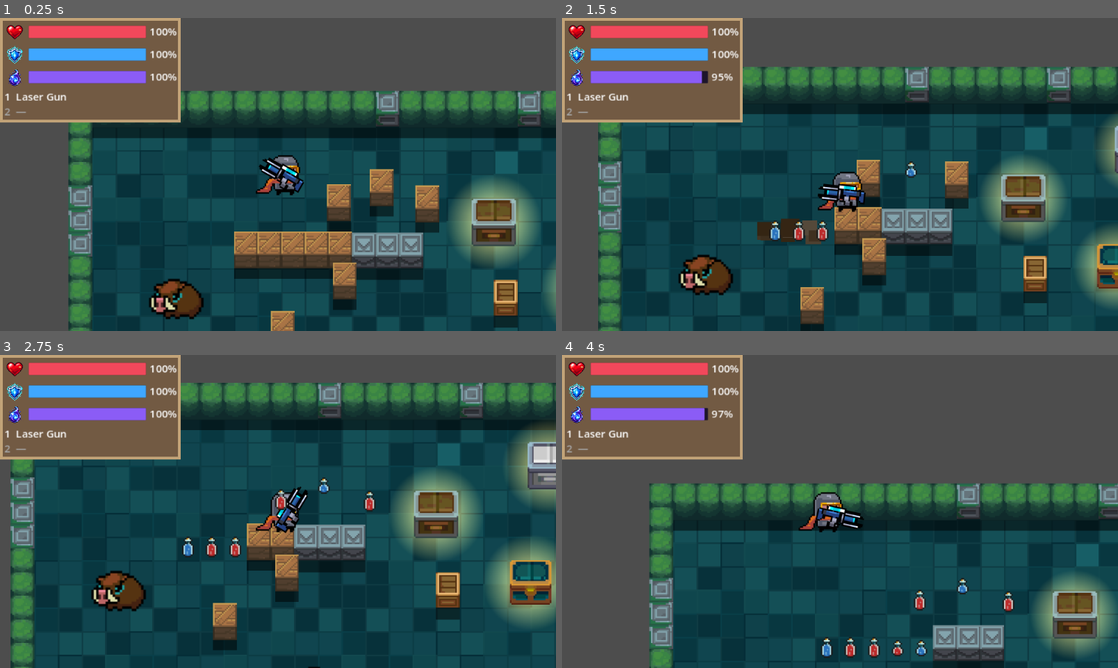
Above: before the commit, frames 1-4 (two rows, left to right).
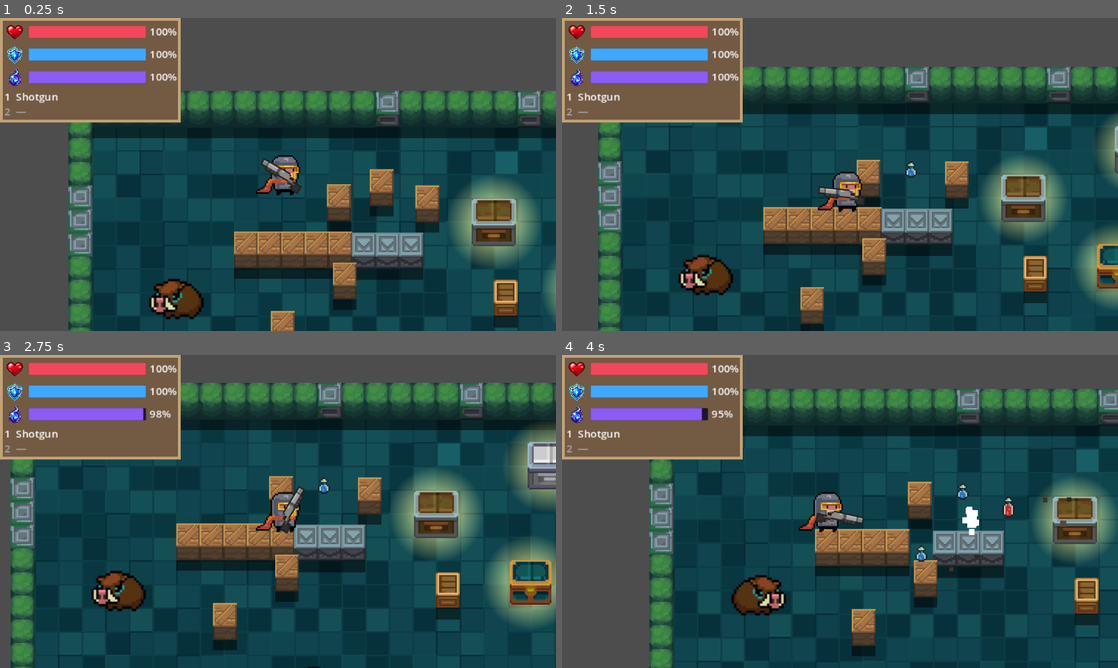
Above: after the commit, the same moments.

Repository: howtokys/eternal-sparks
Game: Godot game, scene res://scenes/First_Room.tscn
Same seed, same stepped clock (60 frames per second), same inputs: the game is played once before the commit and once after it.
Inputs (mouse positions are in pixels of both pictures, inside the frame that each line leads up to):
- Up to frame 1 (0.25 s): no input
- Up to frame 2 (1.5 s): tap Enter at 0.5 s; move the mouse to (962, 158) at 0.52 s; hold D (move_right) 0.53-1.28 s; hold E (interact) 0.53-1.28 s; click (962, 158) at 0.67 s; move the mouse to (728, 190) at 1.27 s; hold S (move_down) from 1.28 s (still down); tap 1 (weapon_slot_1) at 1.35 s; click (728, 190) at 1.42 s
- Up to frame 3 (2.75 s): move the mouse to (333, 442) at 2.02 s; release S (move_down) at 2.03 s; hold D (move_right) from 2.03 s (still down); hold 2 (weapon_slot_2) from 2.03 s (still down); click (333, 442) at 2.17 s
- Up to frame 4 (4 s): move the mouse to (812, 574) at 2.77 s; release D (move_right) at 2.78 s; release 2 (weapon_slot_2) at 2.78 s; hold W (move_up) 2.78-3.53 s; tap E (interact) at 2.85 s; click (812, 574) at 2.92 s; move the mouse to (1006, 558) at 3.52 s; hold A (move_left) from 3.53 s (still down); hold 1 (weapon_slot_1) from 3.53 s (still down); click (1006, 558) at 3.67 s

The runs differ from the first frame. In frame 1, 0.6% of the frame differs, in the area x 2-55%, y 23-57%; in frame 2, 2.5%; in frame 3, 3.6%; in frame 4, 47%, in the area x 2-100%, y 10-100%.

Commit message:
feat: update weapon data and resources; replace laser gun with shotgun, adjust projectile scales and textures

Diff:
--- a/scenes/Player.tscn
+++ b/scenes/Player.tscn
@@ -7,7 +7,7 @@
 [ext_resource type="PackedScene" uid="uid://dtpx4cociiagf" path="res://scenes/gun.tscn" id="6_70d11"]
 [ext_resource type="Script" uid="uid://hap3v5dcihvt" path="res://scripts/health_component.gd" id="6_cw2d6"]
 [ext_resource type="Texture2D" uid="uid://bmjusuu6pq5g7" path="res://sprites/Gun.png" id="6_khinc"]
-[ext_resource type="Resource" uid="uid://dxb83vtva2sgl" path="res://scripts/weapons/data/laser_gun.tres" id="7_bruh7"]
+[ext_resource type="Resource" path="res://scripts/weapons/data/shotgun.tres" id="7_bruh7"]
 [ext_resource type="Script" uid="uid://bdlnm3owk34dd" path="res://scripts/Buffs/buff_manager.gd" id="7_cw2d6"]
 
 [sub_resource type="ShaderMaterial" id="ShaderMaterial_7r1i8"]
--- a/scripts/bullet.gd
+++ b/scripts/bullet.gd
@@ -59,10 +59,55 @@
 	position += target_position * speed * delta
 
 func _on_body_entered(_body: Node2D) -> void:
+	_spawn_impact_burst()
 	queue_free()
 
 func _on_area_entered(_area: Area2D) -> void:
+	_spawn_impact_burst()
 	_hit()
+
+func _spawn_impact_burst() -> void:
+	if _data != null and _data.id in ["laser_gun", "railgun", "frost_staff"]:
+		return
+	var particles := GPUParticles2D.new()
+	particles.amount = 9
+	particles.lifetime = 0.24
+	particles.one_shot = true
+	particles.explosiveness = 1.0
+	particles.global_position = global_position
+
+	var process_material := ParticleProcessMaterial.new()
+	process_material.direction = Vector3(-target_position.x, -target_position.y, 0.0)
+	process_material.spread = 45.0
+	process_material.initial_velocity_min = 30.0
+	process_material.initial_velocity_max = 70.0
+	process_material.gravity = Vector3.ZERO
+	process_material.scale_min = 1.0
+	process_material.scale_max = 1.0
+	process_material.color = _impact_color()
+	particles.process_material = process_material
+
+	var particle_gradient := Gradient.new()
+	particle_gradient.colors = PackedColorArray([Color.WHITE, Color.WHITE])
+	var particle_texture := GradientTexture2D.new()
+	particle_texture.gradient = particle_gradient
+	particle_texture.width = 4
+	particle_texture.height = 4
+	particles.texture = particle_texture
+	get_tree().current_scene.add_child(particles)
+	particles.emitting = true
+	particles.finished.connect(particles.queue_free)
+
+func _impact_color() -> Color:
+	match element:
+		"burn":
+			return Color(1.0, 0.6, 0.2)
+		"frost":
+			return Color(0.6, 0.85, 1.0)
+		"storm":
+			return Color(0.75, 0.5, 1.0)
+		_:
+			return Color.WHITE
 
 func _hit() -> void:
 	hit_count += 1
--- a/scripts/gun.gd
+++ b/scripts/gun.gd
@@ -5,8 +5,10 @@
 @onready var attack_hitbox: WeaponHitbox = $AttackHitbox
 @onready var player: Node2D = $".."
 const BULLET = preload("uid://bjlscu3tlwgwo")
+const DEFAULT_PROJECTILE_TEXTURE: Texture2D = preload("res://sprites/Bullet.png")
 
 @export var data: WeaponData
+var muzzle_flash: Sprite2D
 var cooldown_remaining: float = 0.0
 var base_position: Vector2
 var swing_rotation_offset: float = 0.0
@@ -35,6 +37,7 @@
 	base_position = position
 	attack_hitbox.collision_layer = 0
 	attack_hitbox.monitoring = false
+	_create_muzzle_flash()
 	_update_weapon_data()
 
 func set_weapon_data(value: WeaponData) -> void:
@@ -51,6 +54,7 @@
 	position = base_position
 	attack_hitbox.collision_layer = 0
 	attack_hitbox.monitoring = false
+	queue_redraw()
 
 func _update_weapon_data() -> void:
 	if data == null or not is_instance_valid(attack_hitbox):
@@ -88,6 +92,7 @@
 	position = base_position + Vector2.RIGHT.rotated(rotation) * poke_position_offset
 
 func shoot() -> void:
+	look_at(get_global_mouse_position())
 	if data == null:
 		return
 
@@ -110,7 +115,12 @@
 		if data.fire_rate > 0.0:
 			cooldown_remaining = 1.0 / data.fire_rate
 
+		_trigger_muzzle_flash()
 		var base_direction := (get_global_mouse_position() - marker_2d.global_position).normalized()
+		var projectile_texture := data.projectile_texture
+		if projectile_texture == null:
+			projectile_texture = DEFAULT_PROJECTILE_TEXTURE
+		var projectile_length := projectile_texture.get_size().x * data.projectile_scale.x
 		var pellet_count := maxi(data.pellet_count, 1)
 		for pellet_index in range(pellet_count):
 			var spread_ratio := 0.0
@@ -121,10 +131,56 @@
 			)
 			var new_bullet: Bullet = BULLET.instantiate()
 			new_bullet.data = data
-			new_bullet.position = marker_2d.global_position
+			new_bullet.position = (
+				marker_2d.global_position
+				+ direction * projectile_length * 0.5
+			)
 			new_bullet.target_position = direction
 			new_bullet.rotation = direction.angle()
 			get_tree().current_scene.add_child(new_bullet)
+
+func _create_muzzle_flash() -> void:
+	muzzle_flash = Sprite2D.new()
+	muzzle_flash.name = "MuzzleFlash"
+	muzzle_flash.visible = false
+	muzzle_flash.z_index = 2
+	var gradient := Gradient.new()
+	gradient.colors = PackedColorArray([
+		Color(1.0, 0.75, 0.25, 1.0),
+		Color(1.0, 0.35, 0.05, 0.0),
+	])
+	var gradient_texture := GradientTexture2D.new()
+	gradient_texture.gradient = gradient
+	gradient_texture.width = 32
+	gradient_texture.height = 32
+	gradient_texture.fill = GradientTexture2D.FILL_RADIAL
+	gradient_texture.fill_from = Vector2(0.5, 0.5)
+	gradient_texture.fill_to = Vector2(1.0, 0.5)
+	muzzle_flash.texture = gradient_texture
+	var material := CanvasItemMaterial.new()
+	material.blend_mode = CanvasItemMaterial.BLEND_MODE_ADD
+	muzzle_flash.material = material
+	add_child(muzzle_flash)
+
+func _trigger_muzzle_flash() -> void:
+	if muzzle_flash == null:
+		return
+	muzzle_flash.position = marker_2d.position
+	muzzle_flash.rotation = -rotation
+	muzzle_flash.visible = true
+	muzzle_flash.modulate.a = 1.0
+	var tween := create_tween()
+	tween.tween_property(muzzle_flash, "modulate:a", 0.0, 0.06)
+	tween.tween_callback(func() -> void: muzzle_flash.visible = false)
+
+func _draw() -> void:
+	if data == null or data.kind == WeaponData.WeaponKind.RANGED:
+		return
+	if attack_phase != AttackPhase.STRIKE:
+		return
+	var radius := maxf(data.range_px, 12.0)
+	var arc_color := Color(0.8, 0.9, 1.0, 0.8)
+	draw_arc(Vector2.ZERO, radius, -0.7, 0.7, 24, arc_color, 2.0)
 
 func _start_melee_attack() -> void:
 	if attack_in_progress or not is_instance_valid(attack_hitbox):
@@ -137,6 +193,7 @@
 	attack_facing_sign = -1.0 if flip_v else 1.0
 	attack_hitbox.collision_layer = 0
 	attack_hitbox.monitoring = false
+	queue_redraw()
 
 func _update_attack_cycle(delta: float) -> void:
 	if not attack_in_progress or data == null:
@@ -179,6 +236,7 @@
 	else:
 		attack_hitbox.collision_layer = 0
 		attack_hitbox.monitoring = false
+	queue_redraw()
 
 func _set_windup_progress(progress: float) -> void:
 	var eased_progress := _ease_in_out(clampf(progress, 0.0, 1.0))
@@ -237,6 +295,7 @@
 	poke_position_offset = 0.0
 	attack_hitbox.collision_layer = 0
 	attack_hitbox.monitoring = false
+	queue_redraw()
 	if buffered_attack:
 		buffered_attack = false
 		shoot()
--- a/scripts/weapons/data/auto_rifle.tres
+++ b/scripts/weapons/data/auto_rifle.tres
@@ -14,4 +14,5 @@
 projectile_lifetime = 2.0
 texture = ExtResource("2_gun")
 projectile_texture = ExtResource("3_bullet")
+projectile_scale = Vector2(0.65, 0.65)
 muzzle_offset = Vector2(21, 0)
--- a/scripts/weapons/data/ember_staff.tres
+++ b/scripts/weapons/data/ember_staff.tres
@@ -17,4 +17,5 @@
 element = "burn"
 texture = ExtResource("2_gun")
 projectile_texture = ExtResource("3_bullet")
+projectile_scale = Vector2(0.5, 0.5)
 muzzle_offset = Vector2(21, 0)
--- a/scripts/weapons/data/frost_staff.tres
+++ b/scripts/weapons/data/frost_staff.tres
@@ -9,13 +9,12 @@
 id = "frost_staff"
 display_name = "Frost Staff"
 kind = 2
-damage = 2
-fire_rate = 2.0
-mana_cost = 4.0
+fire_rate = 6.0
+mana_cost = 1.0
 projectile_speed = 400
 projectile_lifetime = 2.0
 element = "frost"
 texture = ExtResource("2_gun")
 projectile_texture = ExtResource("1_hc7ps")
-projectile_scale = Vector2(1, 2)
+projectile_scale = Vector2(2, 2)
 muzzle_offset = Vector2(21, 0)
--- a/scripts/weapons/data/laser_gun.tres
+++ b/scripts/weapons/data/laser_gun.tres
@@ -8,12 +8,11 @@
 script = ExtResource("1_weapon_data")
 id = "laser_gun"
 display_name = "Laser Gun"
-damage = 3
-fire_rate = 2.0
-mana_cost = 3.0
-projectile_speed = 900
+fire_rate = 6.0
+mana_cost = 1.0
+projectile_speed = 600
 projectile_lifetime = 2.0
 texture = ExtResource("3_6sk32")
 projectile_texture = ExtResource("3_bullet")
-projectile_scale = Vector2(1, 2)
+projectile_scale = Vector2(5, 2)
 muzzle_offset = Vector2(21, 0)
--- a/scripts/weapons/data/pistol.tres
+++ b/scripts/weapons/data/pistol.tres
@@ -15,4 +15,5 @@
 projectile_lifetime = 2.0
 texture = ExtResource("2_gun")
 projectile_texture = ExtResource("3_bullet")
+projectile_scale = Vector2(0.5, 0.5)
 muzzle_offset = Vector2(12, 0)
--- a/scripts/weapons/data/shotgun.tres
+++ b/scripts/weapons/data/shotgun.tres
@@ -1,25 +1,19 @@
-[gd_resource type="Resource" script_class="WeaponData" load_steps=4 format=3]
+[gd_resource type="Resource" script_class="WeaponData" format=3 uid="uid://mwsvhimfu7sm"]
 
-[ext_resource type="Script" path="res://scripts/weapons/weapon_data.gd" id="1_weapon_data"]
-[ext_resource type="Texture2D" path="res://sprites/test_weapons/Sprite_Assault_Shotgun.png" id="2_gun"]
-[ext_resource type="Texture2D" path="res://sprites/projectiles/auto_rifle_bullet.png" id="3_bullet"]
+[ext_resource type="Script" uid="uid://cyfu3ebks221y" path="res://scripts/weapons/weapon_data.gd" id="1_weapon_data"]
+[ext_resource type="Texture2D" uid="uid://c1t6aww342y28" path="res://sprites/test_weapons/Sprite_Assault_Shotgun.png" id="2_gun"]
+[ext_resource type="Texture2D" uid="uid://dl4fuihtisroc" path="res://sprites/projectiles/auto_rifle_bullet.png" id="3_bullet"]
 
 [resource]
 script = ExtResource("1_weapon_data")
 id = "shotgun"
 display_name = "Shotgun"
-kind = 1
-damage = 1
-fire_rate = 1.0
 mana_cost = 4.0
 projectile_speed = 350
 projectile_lifetime = 2.0
-pierce = 0
 pellet_count = 5
 spread_degrees = 20.0
-range_px = 0.0
-knockback = 0.0
-element = ""
 texture = ExtResource("2_gun")
 projectile_texture = ExtResource("3_bullet")
+projectile_scale = Vector2(0.5, 0.5)
 muzzle_offset = Vector2(21, 0)
--- a/scripts/weapons/data/storm_staff.tres
+++ b/scripts/weapons/data/storm_staff.tres
@@ -22,4 +22,5 @@
 element = "storm"
 texture = ExtResource("2_gun")
 projectile_texture = ExtResource("3_bullet")
+projectile_scale = Vector2(0.5, 0.5)
 muzzle_offset = Vector2(21, 0)
